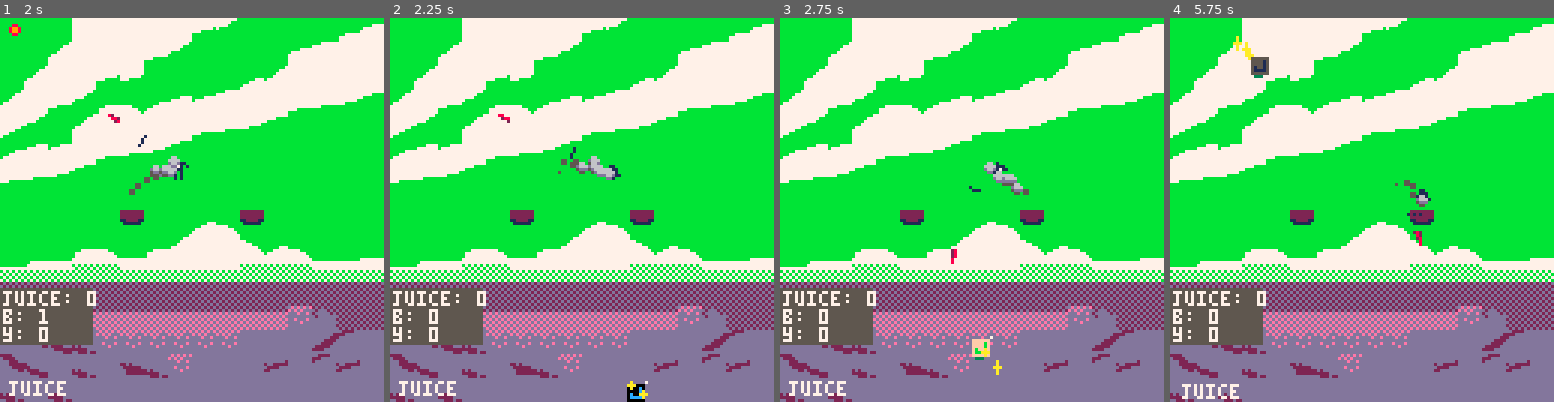
Above: before the commit, frames 1-4 (left to right).
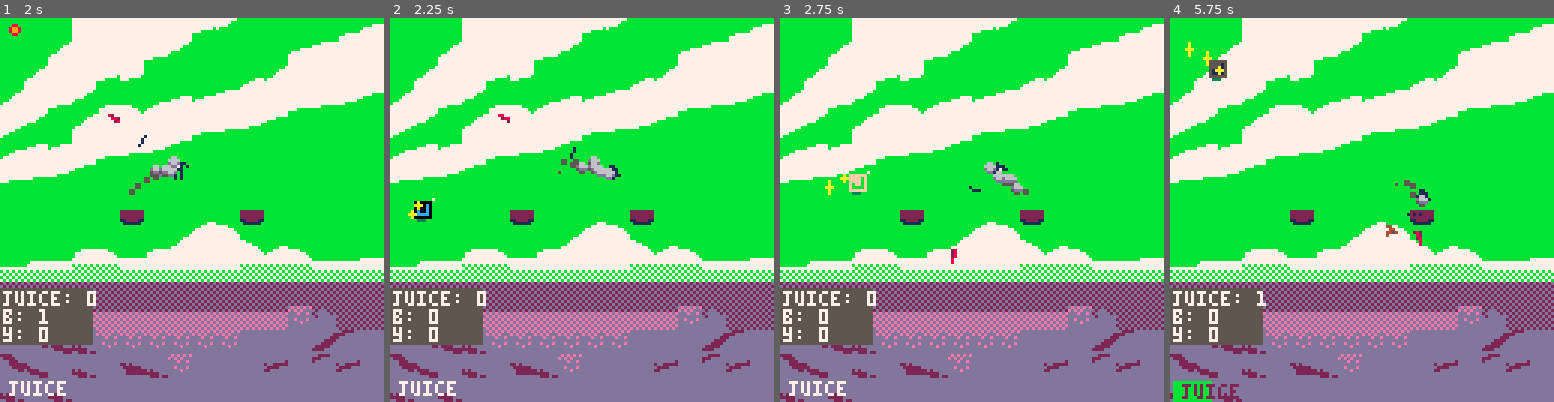
Above: after the commit, the same moments.

Repository: Jebuu/LD40
Game: PICO-8 cartridge ld40.p8
Same seed, same stepped clock (60 frames per second), same inputs: the game is played once before the commit and once after it.
Inputs (mouse positions are in pixels of both pictures, inside the frame that each line leads up to):
- Up to frame 1 (2 s): tap X (X key) at 0.33, 1.07, 1.85 s; click (280, 121) at 0.67 s; tap O (Z key) at 0.7, 1.7 s; click (46, 267) at 1.22 s; hold Right from 1.6 s (still down); click (107, 114) at 1.77 s
- Up to frame 2 (2.25 s): release Right at 2.1 s; tap O (Z key) at 2.1 s; hold Up from 2.15 s (still down)
- Up to frame 3 (2.75 s): click (952, 259) at 2.32 s; release Up at 2.42 s; hold Right from 2.47 s (still down); tap O (Z key) at 2.5 s
- Up to frame 4 (5.75 s): click (1404, 106) at 2.87 s; tap O (Z key) every 0.4 s from 2.9 to 5.7 s; tap X (X key) at 2.97, 4.08, 5.2 s; release Right at 3.03 s; hold Left 3.08-3.58 s; click (1465, 256) at 3.42 s; hold Down 3.63-3.97 s; click (1231, 102) at 3.97 s; hold Right 4.02-4.68 s; click (1292, 248) at 4.52 s; hold Up 4.73-5.03 s; click (1354, 94) at 5.07 s; hold Left 5.08-5.68 s; click (1419, 244) at 5.62 s; hold Down from 5.73 s (still down)

Frame 1 is identical in both runs. In frame 2, 0.5% of the frame differs, in the area x 4-68%, y 46-100%; in frame 3, 0.6%; in frame 4, 1.5%, in the area x 0-60%, y 4-100%.

Commit message:
fixed spawns

Diff:
--- a/ld40.p8
+++ b/ld40.p8
@@ -108,14 +108,14 @@
         return
     end -- function make_actor(t, x, y, dirx, diry, sf, fc, as)
     if ( t %  simple_round(100, juice_count) == 0) then -- adjust enemy the spawn rate here
-        if ( flr( rnd( 2 ) ) ) then
+        if ( flr( rnd( 2 ) ) == 0 ) then
             make_actor(1, flr( rnd( 2 ) ) * 128, rnd( 128 ), 0, 0, 128, 4, 10)
         else
             make_actor(1, rnd( 128 ), flr( rnd( 2 ) ) * 128, 0, 0, 128, 4, 10)
         end
     end
     if ( t % 100 == 50) then -- adjust juice the spawn rate here
-        if ( flr( rnd( 2 ) ) ) then
+        if ( flr( rnd( 2 ) ) == 0 ) then
             make_actor(2, rnd( 128 ), flr( rnd( 2 ) ) * 128, 0, 0)
         else
             make_actor(2, flr( rnd( 2 ) ) * 128, rnd ( 128 ), 0, 0)
